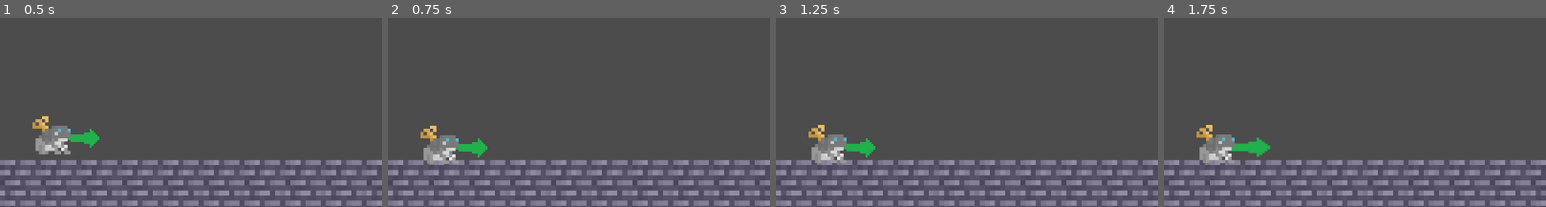
Above: before the commit, frames 1-4 (left to right).
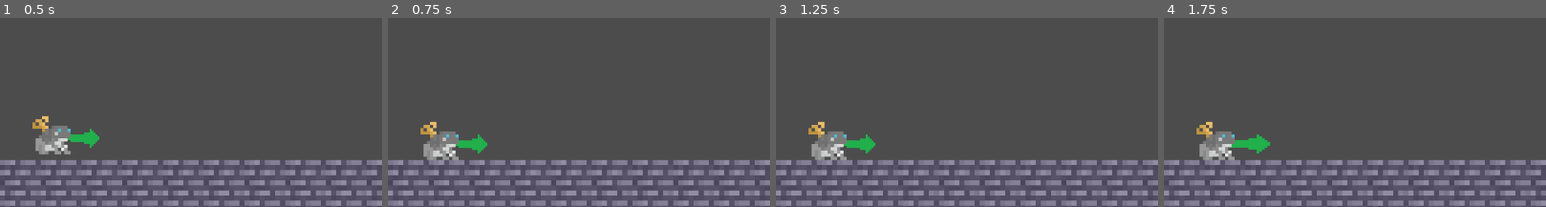
Above: after the commit, the same moments.

Repository: lthammond/CS315-P1-Airship_Assault
Game: Godot game, scene res://src/Level.tscn
The game is run twice, just before and just after one commit, with the same random seed, the same clock (stepped at 60 frames per second) and the same inputs.
Inputs:
- Up to frame 1 (0.5 s): no input
- Up to frame 2 (0.75 s): hold Down (decrease_angle) from 0.53 s (still down)
- Up to frame 3 (1.25 s): keep holding Down (decrease_angle)
- Up to frame 4 (1.75 s): tap Enter at 1.25 s; release Down (decrease_angle) at 1.28 s; tap Left (decrease_strength) at 1.35 s
The pictures show only the part of the screen within x 0-50%, y 50-100%; the shares and areas given below are measured in that part.

Frame 1 is identical in both runs. In frame 2, 1.3% of the frame differs, in the area x 8-26%, y 55-78%; in frame 3, 1.2%; in frame 4, 1.3%, in the area x 8-28%, y 55-77%.

Commit message:
Replace CollisionShape2D with CollisionPolygon2D for better hitbox

Diff:
--- a/project/src/Projectile.tscn
+++ b/project/src/Projectile.tscn
@@ -1,18 +1,15 @@
-[gd_scene load_steps=6 format=2]
+[gd_scene load_steps=5 format=2]
 
 [ext_resource path="res://src/Projectile.gd" type="Script" id=1]
 [ext_resource path="res://assets/placeholderArrow.png" type="Texture" id=2]
 [ext_resource path="res://src/ArrowIndicator.gd" type="Script" id=3]
 [ext_resource path="res://assets/Frog1.png" type="Texture" id=4]
 
-[sub_resource type="CircleShape2D" id=1]
-radius = 20.0
-
 [node name="Projectile" type="RigidBody2D"]
 script = ExtResource( 1 )
 
-[node name="CollisionShape2D" type="CollisionShape2D" parent="."]
-shape = SubResource( 1 )
+[node name="CollisionPolygon2D" type="CollisionPolygon2D" parent="."]
+polygon = PoolVector2Array( 30.2589, 25.2314, 30.0362, -19.759, -4.26341, -19.759, -4.48615, -34.9042, -15.1769, -35.127, -30.9904, -25.1043, -30.7676, -14.1908, -24.7541, -14.1908, -24.7541, 25.4541 )
 
 [node name="Sprite" type="Sprite" parent="."]
 texture = ExtResource( 4 )
